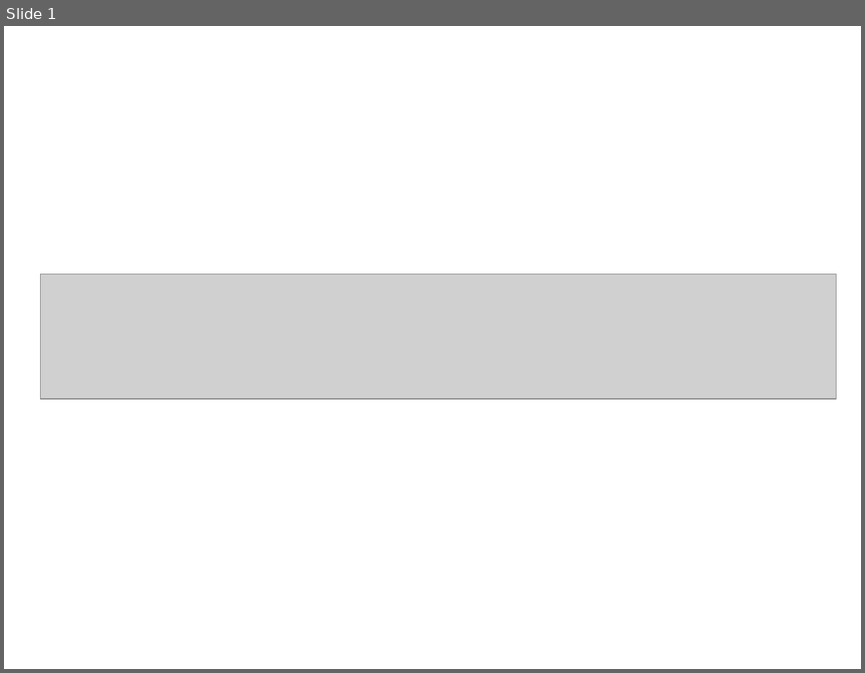
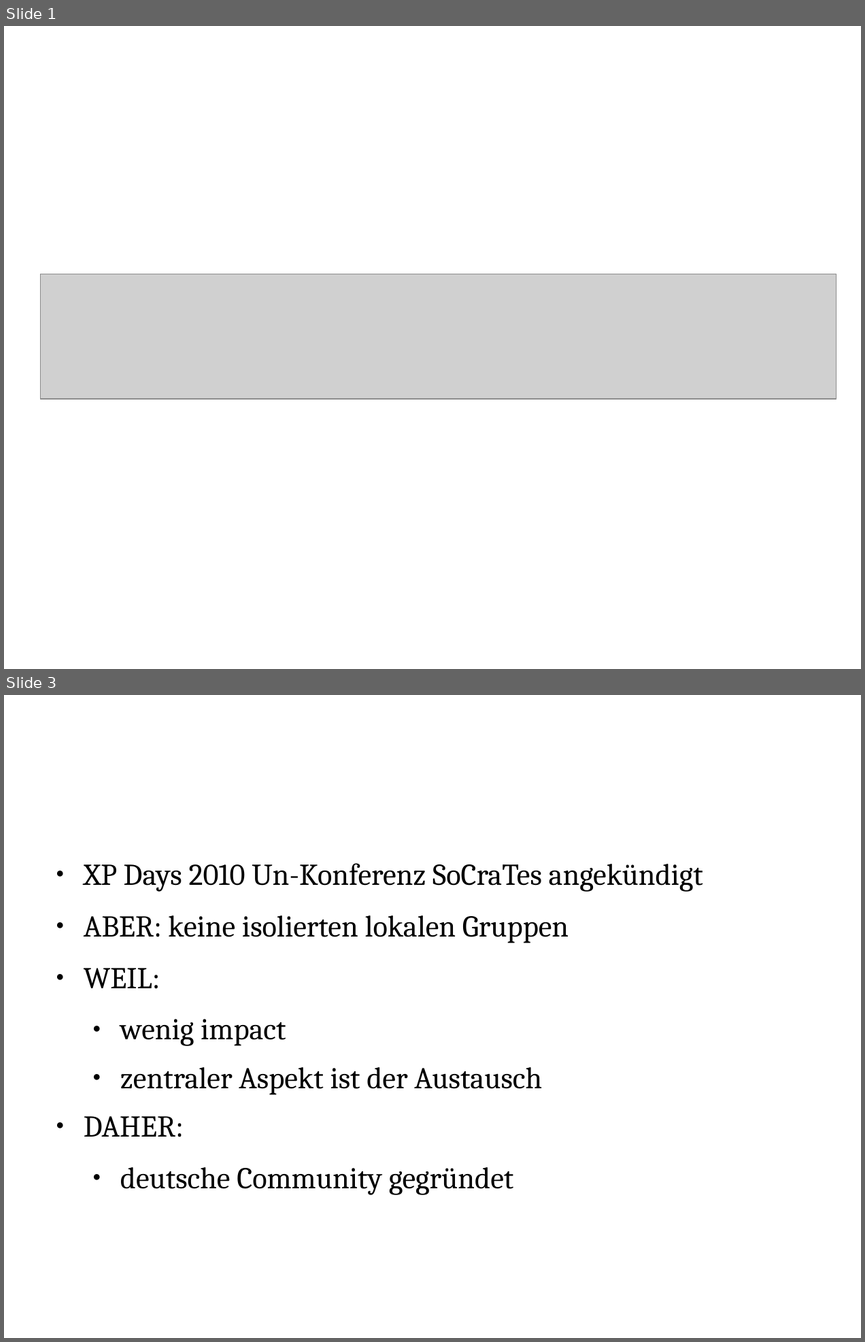
Before and after one commit to Weltraumschaf/Slides, a slide deck: Softwerkskammer-Barcamp5-Stuttgart/Softwerkskammer.odp. Shown one above the other, each under a label of ours: slide 1 before the commit, slides 1 and 3 after it; the slides between them are not shown. The pictures are 865x673 and 865x1342 pixels, drawn with LibreOffice and Linux fonts; fonts in the diff are those of the drawing; grey boxes stand for pictures. Boxes give left, top, right and bottom in pixels: in the first picture for what was removed or moved away, otherwise in the second. Text is boxed around its words. In the diff, an @@ line names an element or a change of style, - is before the commit and + after.

```diff
--- a/Softwerkskammer-Barcamp5-Stuttgart/Softwerkskammer.odp
+++ b/Softwerkskammer-Barcamp5-Stuttgart/Softwerkskammer.odp
@@ slide 3 added at <box>4,695,861,1338</box>, background #FFFFFF @@
@@ text added at <box>84,863,703,1195</box>, 28 pt, text #000000 @@
+● XP Days 2010 Un-Konferenz SoCraTes angekündigt
+● ABER: keine isolierten lokalen Gruppen
+● WEIL:
+  ● wenig impact
+  ● zentraler Aspekt ist der Austausch
+● DAHER:
+  ● deutsche Community gegründet
```
Also in this commit, not shown: 1 slide changed, 4 other slides added, 1 slide removed, 1 other file.
